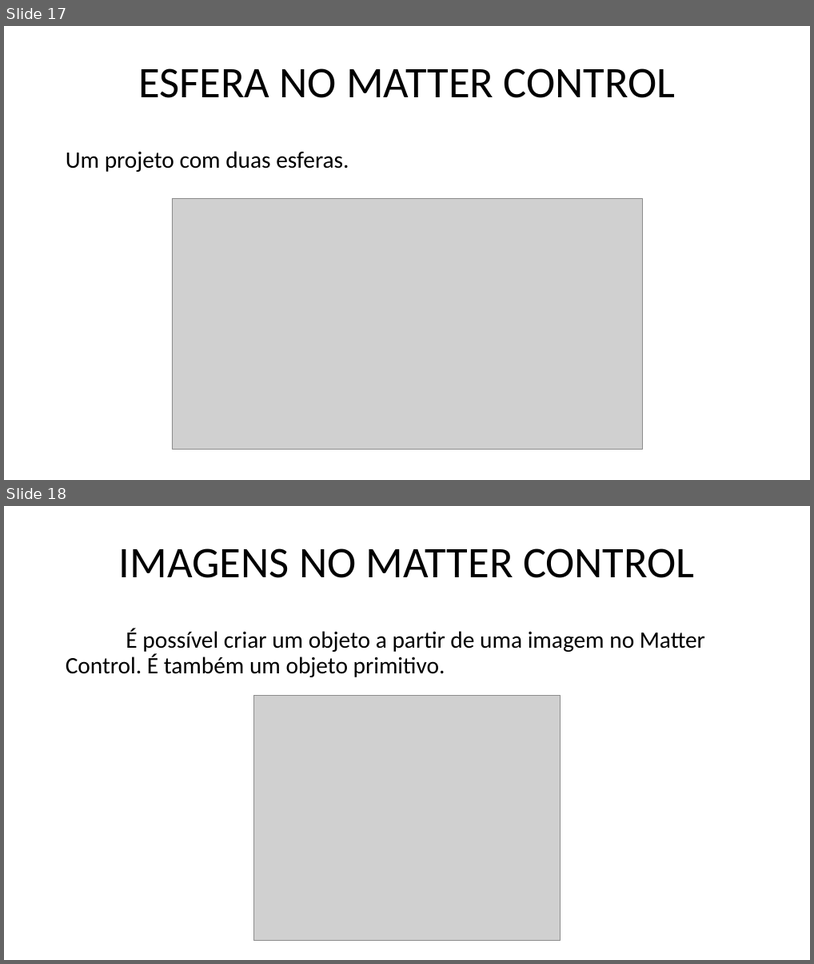
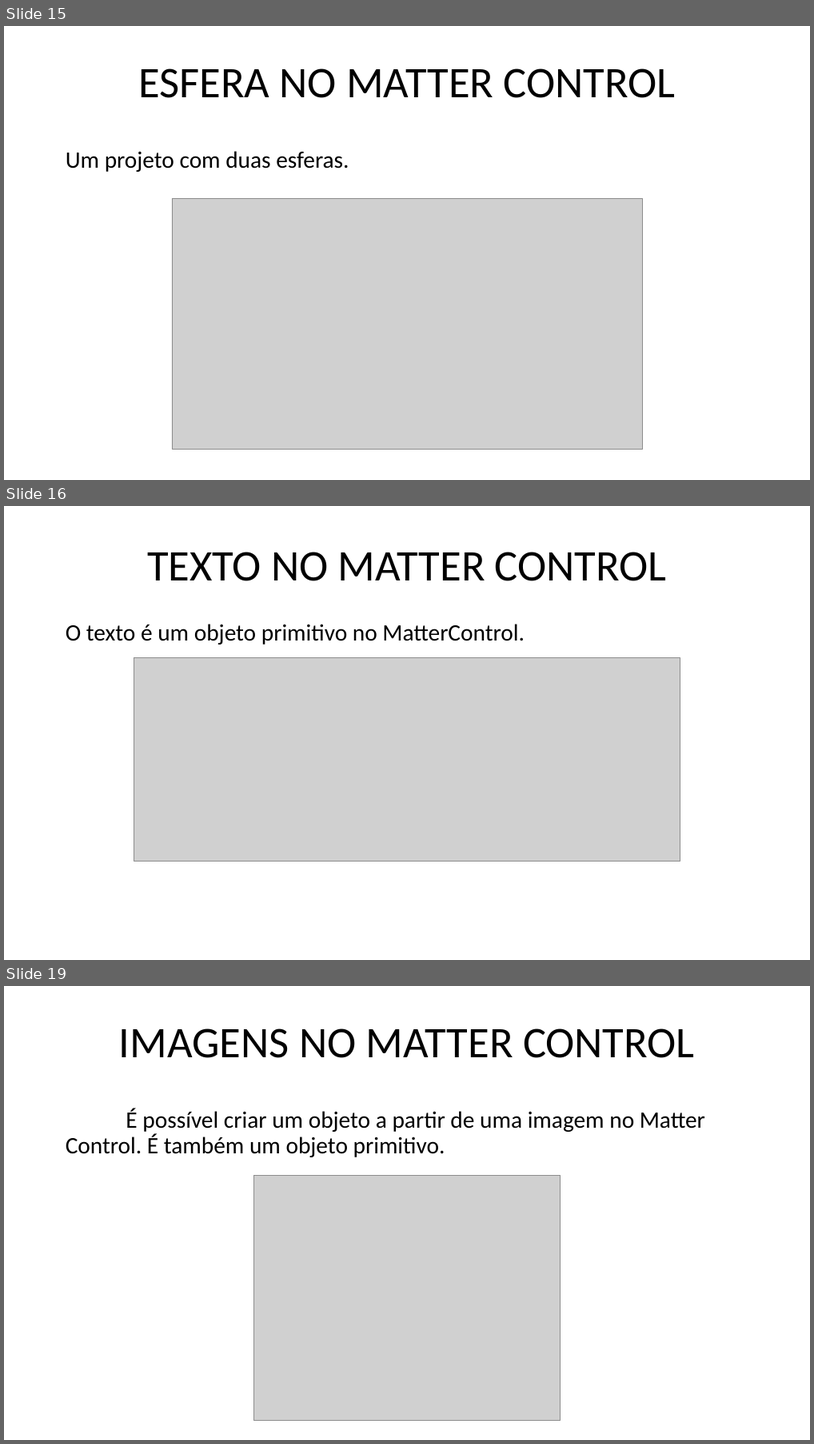
Before and after one commit to marcosdosea/ManualImpessora3D, a slide deck: Curso/Fundamentos de impressão 3D - Objetos.pptx. Shown one above the other, each under a label of ours: slides 17 and 18 before the commit, slides 15, 16 and 19 after it; the slides between them are not shown. The pictures are 814x964 and 814x1444 pixels, drawn with LibreOffice and Linux fonts; fonts in the diff are those of the drawing; grey boxes stand for pictures. Boxes give left, top, right and bottom in pixels: in the first picture for what was removed or moved away, otherwise in the second. Text is boxed around its words. In the diff, an @@ line names an element or a change of style, - is before the commit and + after.

```diff
--- a/Curso/Fundamentos de impressão 3D - Objetos.pptx
+++ b/Curso/Fundamentos de impressão 3D - Objetos.pptx
@@ slide 16 added at (4,506,810,960), background #FFFFFF @@
@@ title added at (147,552,667,581), 52 pt, text #000000 @@
+TEXTO NO MATTER CONTROL
@@ text added at (66,624,525,644), 28 pt, text #000000 @@
+O texto é um objeto primitivo no MatterControl.
@@ picture added at (134,658,681,860) @@
@@ what was slide 17 is now slide 15 @@
@@ what was slide 18 is now slide 19 @@
```
Also in this commit, not shown: 5 slides changed, 2 other slides added, 2 slides removed, 2 other files.
